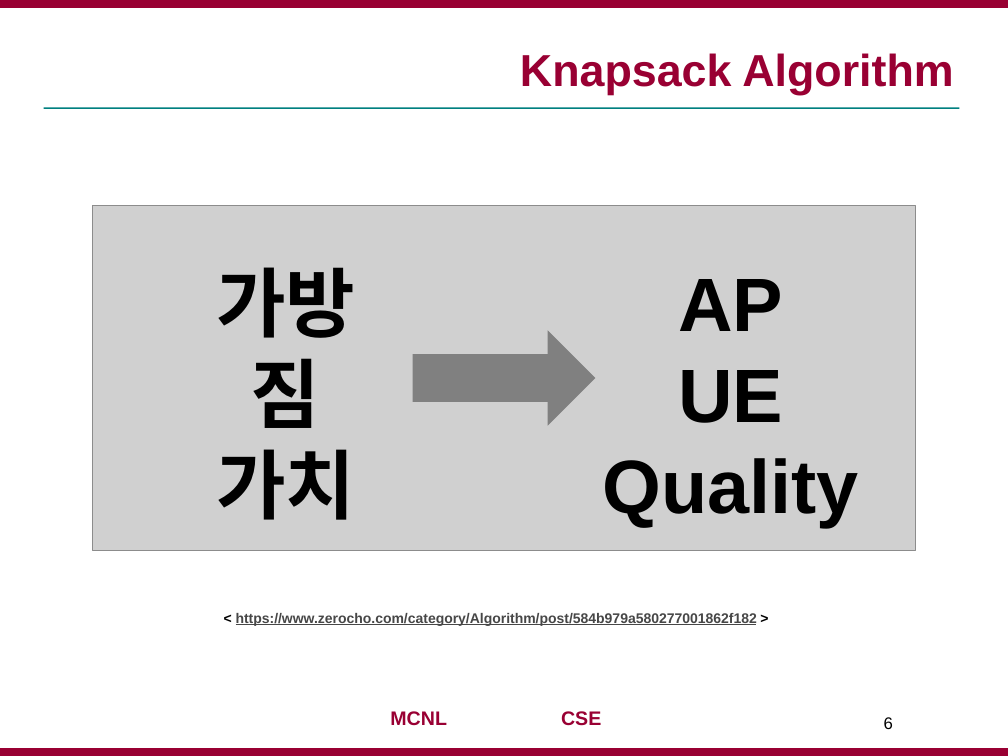
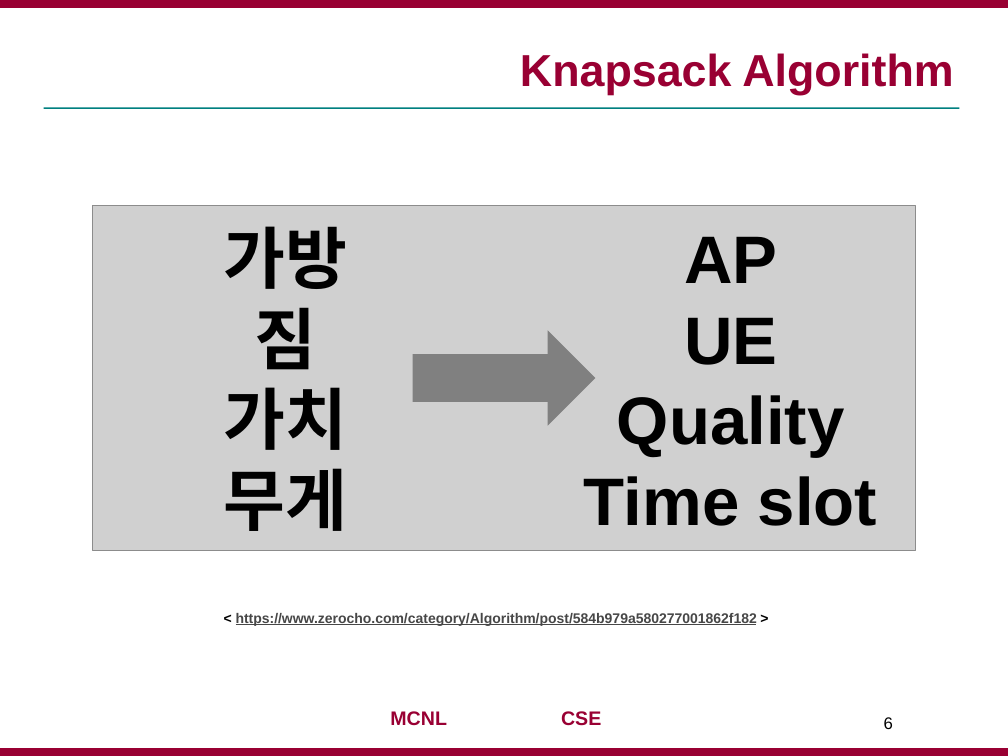
Before and after one commit to jaejunha/Paper, a slide deck: slide 6 of Daily(written_in_Korean)/181005.pptx. Drawn at 1008x756 pixels with LibreOffice and Linux fonts; fonts in the diff are those of the drawing; grey boxes stand for pictures; background and template pictures are left out. Boxes give left, top, right and bottom in pixels: in the first picture for what was removed or moved away, otherwise in the second. Text is boxed around its words. In the diff, an @@ line names an element or a change of style, - is before the commit and + after.

```diff
--- a/Daily(written_in_Korean)/181005.pptx
+++ b/Daily(written_in_Korean)/181005.pptx
@@ text "가방": place and size @@
-text "가방" at [216, 267, 355, 520]
+text "가방" at [224, 226, 348, 531]
@@ text at [224, 226, 348, 450]: size 54 to 48 pt in "가방", "짐", "가치" @@
@@ text "AP": place and size @@
-text "AP" at [603, 279, 859, 527]
+text "AP" at [584, 236, 877, 526]
@@ text at [617, 236, 844, 457]: size 54 to 48 pt in "AP", "UE", "Quality" @@
@@ text at [224, 468, 348, 531]: paragraph added @@
+무게
@@ text at [584, 476, 877, 526]: paragraph added @@
+Time slot
```
Also in this commit, not shown: 4 other slides changed.
